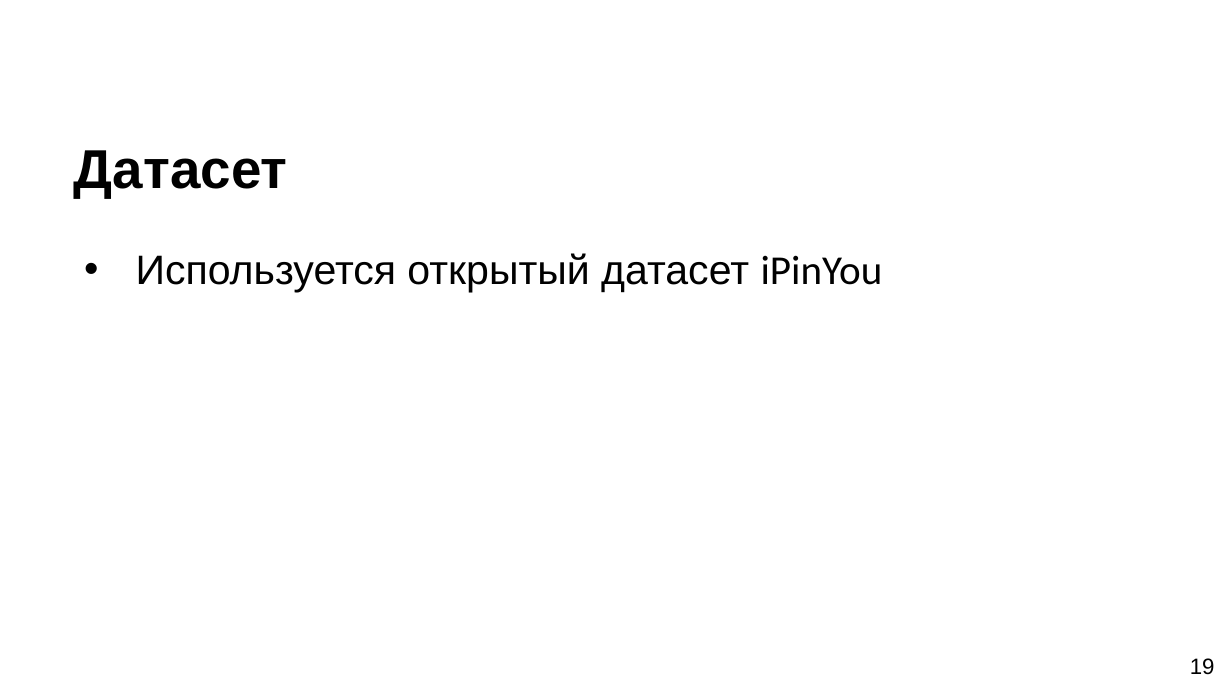
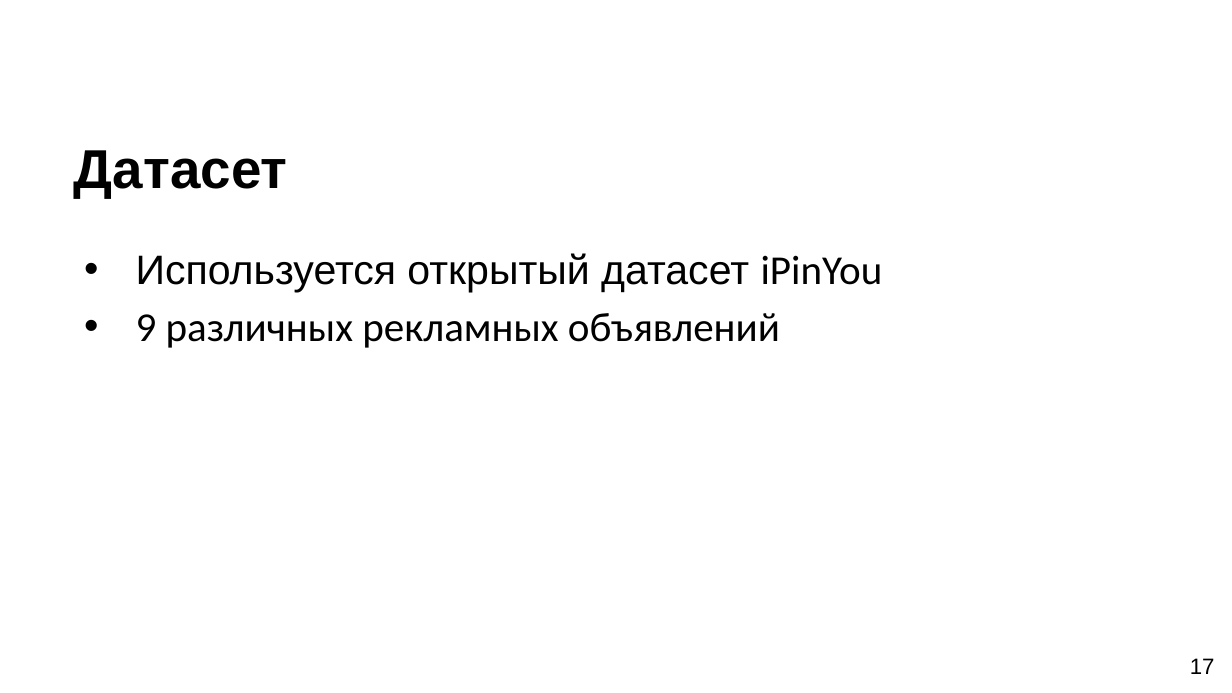
Before and after one commit to SerTelnov/landscape-forecasting, a slide deck: slide 17 of stuff/docs/2020-pps-forecasting.pptx (slide 19 before the commit). Drawn at 1232x693 pixels with LibreOffice and Linux fonts; fonts in the diff are those of the drawing; background and template pictures are left out. Boxes give left, top, right and bottom in pixels: in the first picture for what was removed or moved away, otherwise in the second. Text is boxed around its words. In the diff, an @@ line names an element or a change of style, - is before the commit and + after.

```diff
--- a/stuff/docs/2020-pps-forecasting.pptx
+++ b/stuff/docs/2020-pps-forecasting.pptx
@@ text at [136, 313, 780, 348]: paragraph added @@
+• 9 различных рекламных объявлений
@@ page number at [1190, 658, 1215, 674]: text changed @@
-19
+17
```
Also in this commit, not shown: 9 other slides changed, 1 slide added, 3 slides removed, 6 other files.
